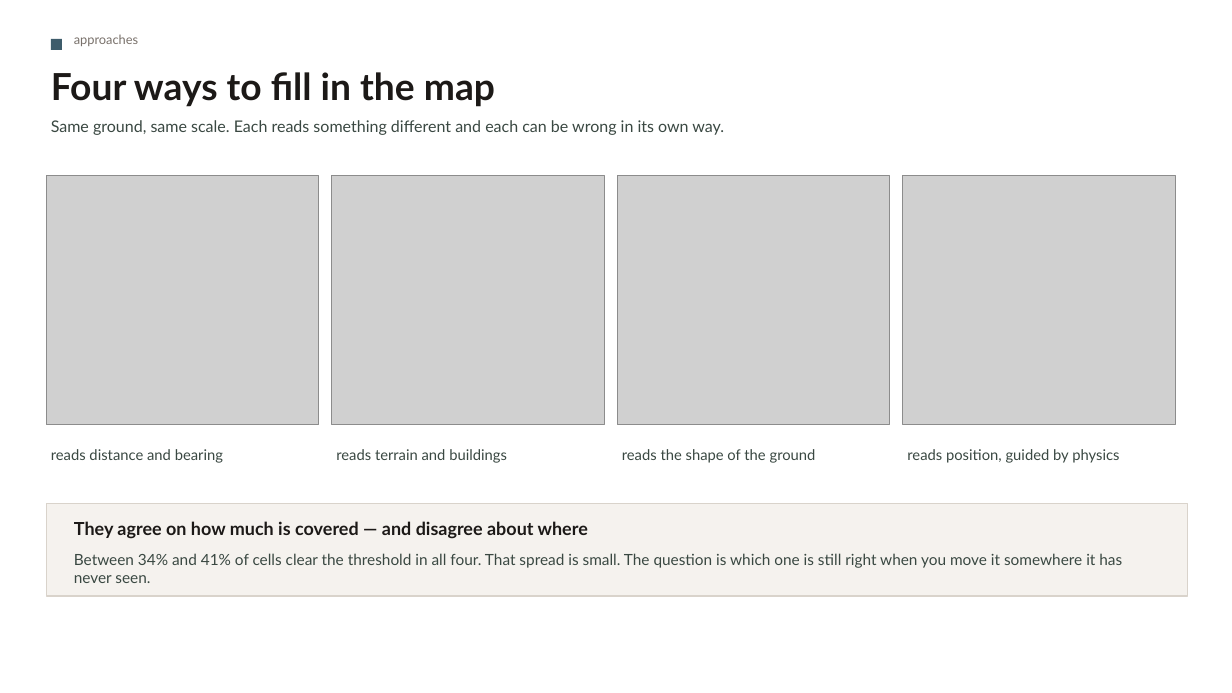
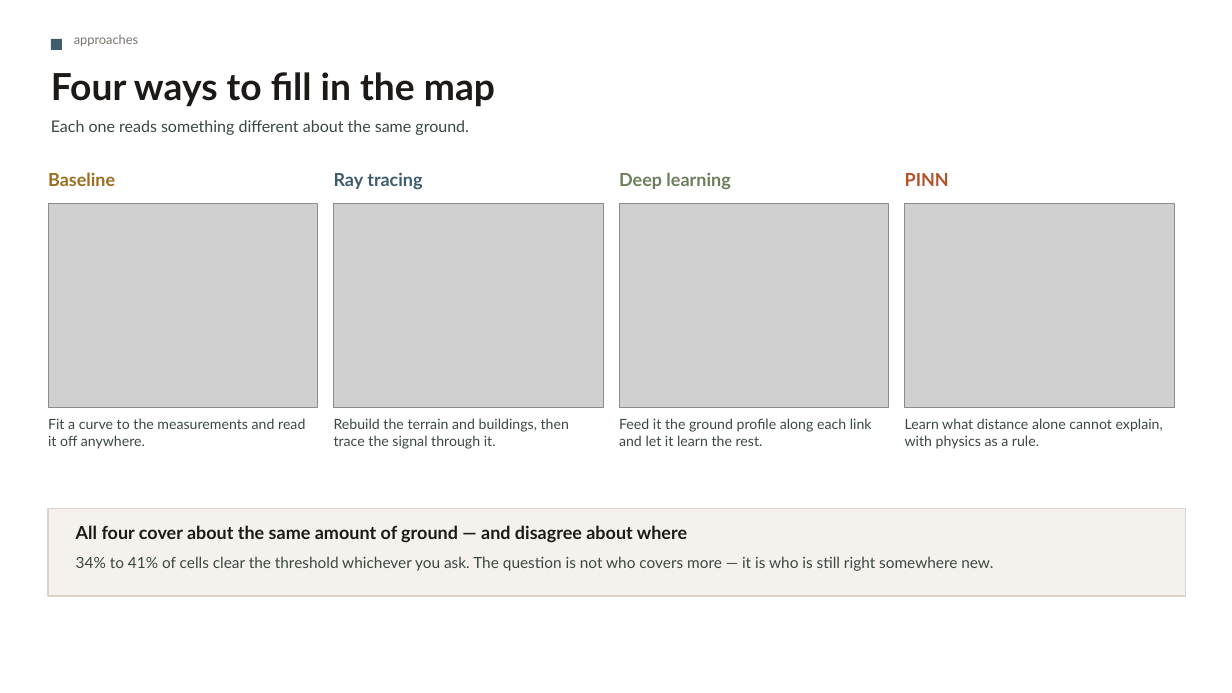
Before and after one commit to mtang724/arathon-c03-rural-infrastructure-placement, a slide deck: slide 3 of ARA_Challenge3.pptx. Drawn at 1232x693 pixels with LibreOffice and Linux fonts; fonts in the diff are those of the drawing; grey boxes stand for pictures. Boxes give left, top, right and bottom in pixels: in the first picture for what was removed or moved away, otherwise in the second. Text is boxed around its words. In the diff, an @@ line names an element or a change of style, - is before the commit and + after.

```diff
--- a/ARA_Challenge3.pptx
+++ b/ARA_Challenge3.pptx
@@ text at box(51, 120, 469, 135): text changed @@
-Same ground, same scale. Each reads something different and each can be wrong in its own way.
+Each one reads something different about the same ground.
@@ text added at box(48, 172, 115, 186), 14 pt, text #9A6E1E, bold @@
+Baseline
@@ text added at box(334, 172, 422, 190), 14 pt, text #3E5C6B, bold @@
+Ray tracing
@@ text added at box(619, 172, 730, 189), 14 pt, text #6B7F5C, bold @@
+Deep learning
@@ text added at box(905, 173, 949, 186), 14 pt, text #B4532A, bold @@
+PINN
@@ picture: place and size @@
-picture at box(46, 176, 319, 425)
+picture at box(48, 203, 318, 408)
@@ picture: place and size @@
-picture at box(332, 176, 604, 425)
+picture at box(334, 203, 604, 408)
@@ picture: place and size @@
-picture at box(617, 176, 890, 425)
+picture at box(619, 203, 889, 408)
@@ picture: place and size @@
-picture at box(903, 176, 1176, 425)
+picture at box(905, 203, 1175, 408)
@@ text added at box(48, 418, 305, 449), 11 pt, text #3A4842 @@
+Fit a curve to the measurements and read it off anywhere.
@@ text at box(334, 418, 569, 449): text changed; size 11.5 to 11 pt @@
-reads terrain and buildings
+Rebuild the terrain and buildings, then trace the signal through it.
@@ text added at box(619, 418, 872, 446), 11 pt, text #3A4842 @@
+Feed it the ground profile along each link and let it learn the rest.
@@ text added at box(905, 418, 1163, 449), 11 pt, text #3A4842 @@
+Learn what distance alone cannot explain, with physics as a rule.
@@ text removed at box(51, 449, 223, 463) @@
-reads distance and bearing
@@ text removed at box(622, 449, 816, 463) @@
-reads the shape of the ground
@@ text removed at box(907, 449, 1119, 463) @@
-reads position, guided by physics
@@ rectangle: place and size @@
-rectangle at box(46, 504, 1188, 596)
+rectangle at box(48, 508, 1186, 596)
@@ text at box(76, 525, 687, 543): text changed @@
-They agree on how much is covered — and disagree about where
+All four cover about the same amount of ground — and disagree about where
@@ text at box(76, 556, 993, 571): text changed @@
-Between 34% and 41% of cells clear the threshold in all four. That spread is small. The question is which one is still right when you move it somewhere it has never seen.
+34% to 41% of cells clear the threshold whichever you ask. The question is not who covers more — it is who is still right somewhere new.
```
Also in this commit, not shown: 6 other files.
